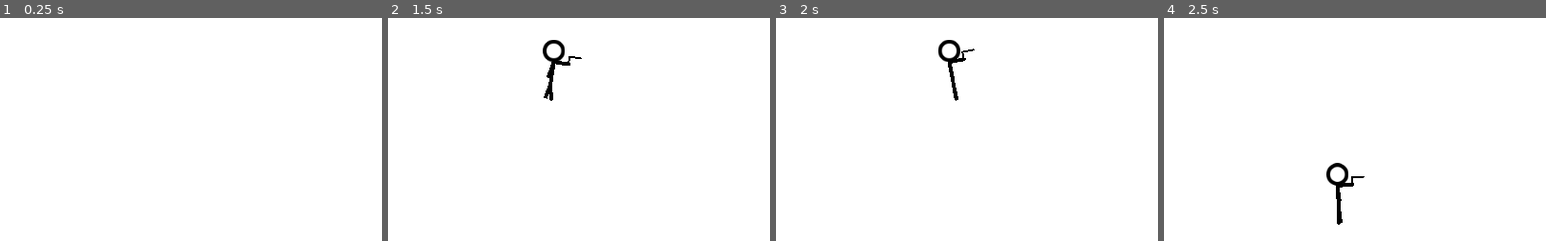
Above: before the commit, frames 1-4 (left to right).
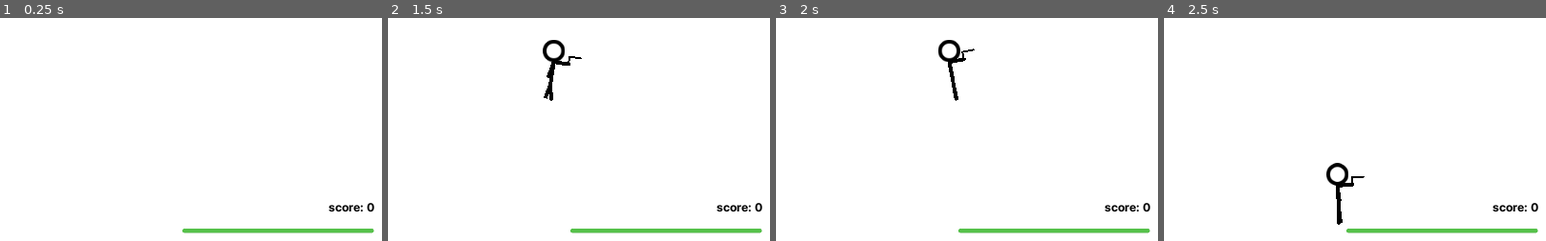
Above: after the commit, the same moments.

Repository: illogicalapple/stickmaniac
Game: Godot game, scene res://Root.tscn
The game is run twice, just before and just after one commit, with the same random seed, the same clock (stepped at 60 frames per second) and the same inputs.
Inputs (mouse positions are % of the whole screen's width and height, from its top left):
- Up to frame 1 (0.25 s): no input
- Up to frame 2 (1.5 s): tap Enter at 0.5 s; move the mouse to (72, 45) at 0.52 s; hold Right (ui_right) 0.53-1.25 s; hold Space (pew_pew) 0.53-1.25 s; click (17, 8) at 1.25 s
- Up to frame 3 (2 s): no input
- Up to frame 4 (2.5 s): move the mouse to (30, 55) at 2.02 s; hold Down (ui_down) from 2.03 s (still down); tap Space (pew_pew) at 2.1 s
The pictures show only the part of the screen within x 46-96%, y 43-93%; the shares and areas given below are measured in that part.

The runs differ from the first frame. In frame 1, 1.3% of the frame differs, in the area x 47-98%, y 82-97%; in frame 2, 1.3%; in frame 3, 1.3%; in frame 4, 1.3%.

Commit message:
fix gui bug

Diff:
--- a/Root.tscn
+++ b/Root.tscn
@@ -7,7 +7,7 @@
 [ext_resource path="res://sound/game-music.mp3" type="AudioStream" id=6]
 [ext_resource path="res://sound/SoundPlayer.gd" type="Script" id=7]
 
-[node name="Root" type="Node2D"]
+[node name="Root" type="Node"]
 script = ExtResource( 1 )
 
 [node name="GUI" parent="." instance=ExtResource( 4 )]
--- a/ui/GUI.gd
+++ b/ui/GUI.gd
@@ -13,9 +13,9 @@
 signal music_toggled
 
 func _ready():
-	root.get_node("Stickmin").connect("damage", self, "_on_damage")
+	root.get_node("Stickmin").connect("damage", self, "_on_Stickmin_damage")
 
-func _on_damage(amount):
+func _on_Stickmin_damage(amount):
 	$HealthBar.value -= amount
 	if $HealthBar.value <= 33:
 		foreground.bg_color = Color("ff5f5f")
--- a/ui/GUI.tscn
+++ b/ui/GUI.tscn
@@ -45,10 +45,10 @@
 anchor_top = 1.0
 anchor_right = 1.0
 anchor_bottom = 1.0
-margin_left = -300.0
-margin_top = -49.0
-margin_right = -44.0
-margin_bottom = -44.0
+margin_left = -312.0
+margin_top = -61.0
+margin_right = -56.0
+margin_bottom = -56.0
 custom_styles/fg = SubResource( 1 )
 custom_styles/bg = SubResource( 2 )
 value = 100.0
@@ -59,10 +59,10 @@
 anchor_top = 1.0
 anchor_right = 1.0
 anchor_bottom = 1.0
-margin_left = -120.0
-margin_top = -88.0
-margin_right = -44.0
-margin_bottom = -68.0
+margin_left = -132.0
+margin_top = -100.0
+margin_right = -56.0
+margin_bottom = -80.0
 custom_colors/font_color = Color( 0, 0, 0, 1 )
 text = "score: 0"
 align = 2
